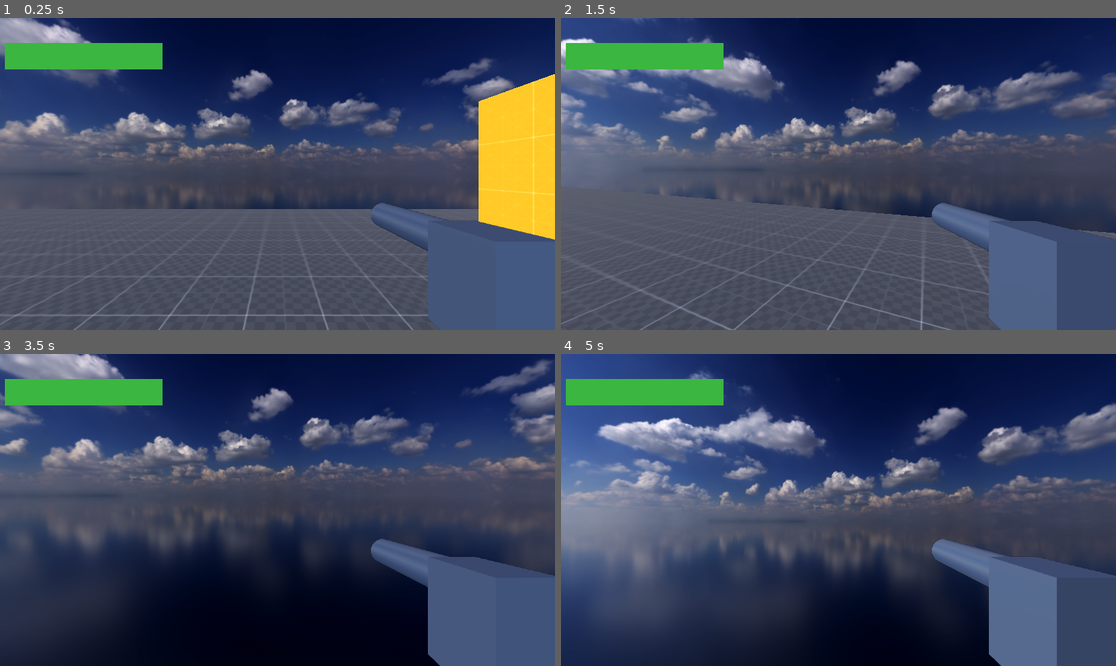
Above: before the commit, frames 1-4 (two rows, left to right).
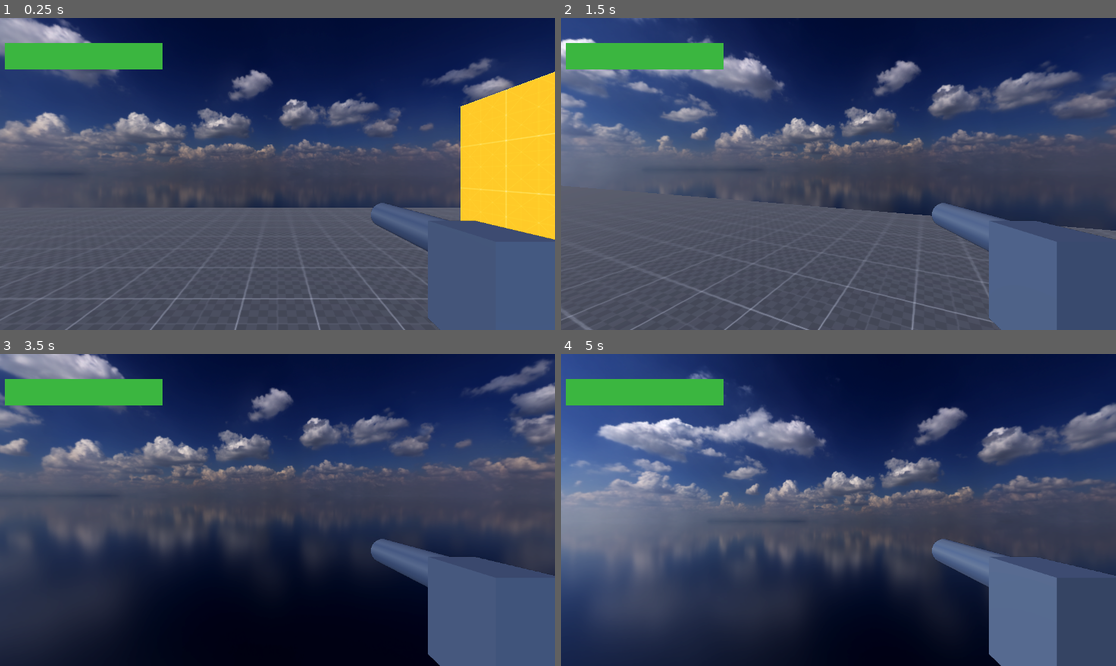
Above: after the commit, the same moments.

Repository: Inquisitor718/MadCow
Game: Godot game, scene res://scenes/main.tscn
Two runs of this game, one before a commit and one after it. Both use one fixed random seed, a clock stepped at 60 frames per second and the inputs below.
Inputs (mouse positions are in pixels of both pictures, inside the frame that each line leads up to):
- Up to frame 1 (0.25 s): no input
- Up to frame 2 (1.5 s): tap Enter (ui_accept) at 0.5, 0.77 s; move the mouse to (866, 174) at 0.52 s; hold Ctrl (crouch) 0.53-1.28 s; hold W (forward) from 0.53 s (still down); move the mouse to (810, 174) at 1.27 s; tap E (free_look) at 1.35 s
- Up to frame 3 (3.5 s): keep holding W (forward); tap Enter (ui_accept) at 1.52, 3.02 s; move the mouse to (288, 503) at 2.02 s; hold Shift (sprint) 2.03-2.78 s; move the mouse to (271, 516) at 2.77 s; tap Ctrl (crouch) at 2.85 s
- Up to frame 4 (5 s): keep holding W (forward); tap Enter (ui_accept) at 3.5, 3.77, 4.25, 4.52 s; move the mouse to (877, 513) at 3.52 s; hold E (free_look) 3.53-4.28 s; move the mouse to (794, 506) at 4.27 s; tap Shift (sprint) at 4.35 s

The runs differ from the first frame. In frame 1, 3.2% of the frame differs, in the area x 0-100%, y 17-100%; in frame 2, 1.6%; in frame 3, less than 0.1%; in frame 4, less than 0.1%.

Commit message:
enemy detecting player

Diff:
--- /dev/null
+++ b/madcow-decease/scenes/enemy.tscn
@@ -0,0 +1,28 @@
+[gd_scene load_steps=5 format=3 uid="uid://mx076i2bgxwe"]
+
+[ext_resource type="Script" uid="uid://bcgkgd6b61xqb" path="res://scripts/enemy.gd" id="1_h17bh"]
+
+[sub_resource type="CapsuleShape3D" id="CapsuleShape3D_h17bh"]
+
+[sub_resource type="CapsuleMesh" id="CapsuleMesh_mkyue"]
+
+[sub_resource type="SphereShape3D" id="SphereShape3D_h17bh"]
+radius = 8.0
+
+[node name="enemy" type="CharacterBody3D"]
+transform = Transform3D(1, 0, 0, 0, 1, 0, 0, 0, 1, 0, 1, 0)
+script = ExtResource("1_h17bh")
+
+[node name="CollisionShape3D" type="CollisionShape3D" parent="."]
+shape = SubResource("CapsuleShape3D_h17bh")
+debug_color = Color(0, 0.6, 0.701961, 1)
+
+[node name="MeshInstance3D" type="MeshInstance3D" parent="."]
+mesh = SubResource("CapsuleMesh_mkyue")
+
+[node name="NavigationAgent3D" type="NavigationAgent3D" parent="."]
+path_height_offset = 0.2
+
+[node name="ShapeCast3D" type="ShapeCast3D" parent="."]
+shape = SubResource("SphereShape3D_h17bh")
+collision_mask = 16
--- a/madcow-decease/scenes/level.tscn
+++ b/madcow-decease/scenes/level.tscn
@@ -1,9 +1,7 @@
-[gd_scene load_steps=7 format=3 uid="uid://ccb1x31rk1xrh"]
+[gd_scene load_steps=5 format=3 uid="uid://ccb1x31rk1xrh"]
 
 [ext_resource type="Texture2D" uid="uid://ddvi8x568u7vh" path="res://assets/textures/dev/grids/Dark/texture_07.png" id="1_2q6dc"]
 [ext_resource type="Texture2D" uid="uid://cumosmcfe46rx" path="res://assets/textures/dev/grids/Orange/texture_05.png" id="2_w7c3h"]
-[ext_resource type="PackedScene" uid="uid://c6qqhoiccfc6n" path="res://scenes/player_S_.tscn" id="3_w8frs"]
-[ext_resource type="PackedScene" uid="uid://mx076i2bgxwe" path="res://scenes/test_enemy.tscn" id="4_mx8sn"]
 
 [sub_resource type="StandardMaterial3D" id="StandardMaterial3D_j1pjq"]
 albedo_texture = ExtResource("1_2q6dc")
@@ -26,9 +24,3 @@
 transform = Transform3D(1, 0, 0, 0, 1, 0, 0, 0, 1, 4.5, 2.25, 0)
 size = Vector3(1, 3.5, 8)
 material = SubResource("StandardMaterial3D_w8frs")
-
-[node name="Player" parent="." instance=ExtResource("3_w8frs")]
-transform = Transform3D(1, 0, 0, 0, 1, 0, 0, 0, 1, -0.59694, 1.53298, 0.65011)
-
-[node name="test_enemy" parent="." instance=ExtResource("4_mx8sn")]
-transform = Transform3D(1, 0, 0, 0, 1, 0, 0, 0, 1, -6, 1, 0)
--- a/madcow-decease/scenes/main.tscn
+++ b/madcow-decease/scenes/main.tscn
@@ -2,7 +2,8 @@
 
 [ext_resource type="Texture2D" uid="uid://brivwk7k870tw" path="res://assets/hdris/kloofendal_48d_partly_cloudy_puresky_2k.hdr" id="1_sugp2"]
 [ext_resource type="PackedScene" uid="uid://ccb1x31rk1xrh" path="res://scenes/level.tscn" id="2_jyhfs"]
-[ext_resource type="Script" uid="uid://bepvssds3fs57" path="res://scripts/Movement.gd" id="3_sugp2"]
+[ext_resource type="PackedScene" uid="uid://c6qqhoiccfc6n" path="res://scenes/player_S_.tscn" id="3_jyhfs"]
+[ext_resource type="PackedScene" uid="uid://mx076i2bgxwe" path="res://scenes/enemy.tscn" id="4_tbgi4"]
 
 [sub_resource type="PanoramaSkyMaterial" id="PanoramaSkyMaterial_sugp2"]
 panorama = ExtResource("1_sugp2")
@@ -17,10 +18,9 @@
 tonemap_mode = 2
 glow_enabled = true
 
-[sub_resource type="CapsuleShape3D" id="CapsuleShape3D_0wfyh"]
-
-[sub_resource type="CapsuleShape3D" id="CapsuleShape3D_sugp2"]
-height = 1.2
+[sub_resource type="NavigationMesh" id="NavigationMesh_jyhfs"]
+vertices = PackedVector3Array(4.5, 1, 9.5, 4.5, 1, 4.75, 3.5, 1, 4.5, -49.5, 1, 9.5, 3.5, 1, -4.25, 4.75, 1, -4.5, 4.75, 1, -9.5, -49.5, 1, -9.5, 5.75, 1, -4.25, 49.5, 1, -9.5, 5.75, 1, 4.25, 49.5, 1, 9.5)
+polygons = [PackedInt32Array(1, 0, 2), PackedInt32Array(2, 0, 3), PackedInt32Array(5, 4, 6), PackedInt32Array(6, 4, 7), PackedInt32Array(2, 3, 4), PackedInt32Array(4, 3, 7), PackedInt32Array(5, 6, 8), PackedInt32Array(8, 6, 9), PackedInt32Array(1, 10, 0), PackedInt32Array(0, 10, 11), PackedInt32Array(8, 9, 10), PackedInt32Array(10, 9, 11)]
 
 [node name="Main" type="Node3D"]
 
@@ -33,30 +33,14 @@
 [node name="WorldEnvironment" type="WorldEnvironment" parent="."]
 environment = SubResource("Environment_tipki")
 
-[node name="level" parent="." instance=ExtResource("2_jyhfs")]
+[node name="Player" parent="." instance=ExtResource("3_jyhfs")]
+transform = Transform3D(1, 0, 0, 0, 1, 0, 0, 0, 1, -0.5, 1.5, 1)
 
-[node name="Player" type="CharacterBody3D" parent="."]
-transform = Transform3D(1, 0, 0, 0, 1, 0, 0, 0, 1, -4, 1.5, 0)
-script = ExtResource("3_sugp2")
+[node name="enemy" parent="." node_paths=PackedStringArray("navigation_region") instance=ExtResource("4_tbgi4")]
+transform = Transform3D(1, 0, 0, 0, 1, 0, 0, 0, 1, 10, 2.5, 0.5)
+navigation_region = NodePath("../NavigationRegion3D")
 
-[node name="StandingCollisionShape3D" type="CollisionShape3D" parent="Player"]
-shape = SubResource("CapsuleShape3D_0wfyh")
+[node name="NavigationRegion3D" type="NavigationRegion3D" parent="."]
+navigation_mesh = SubResource("NavigationMesh_jyhfs")
 
-[node name="CrouchingCollisionShape3D" type="CollisionShape3D" parent="Player"]
-transform = Transform3D(1, 0, 0, 0, 1, 0, 0, 0, 1, 0, -0.4, 0)
-shape = SubResource("CapsuleShape3D_sugp2")
-disabled = true
-
-[node name="RayCast3D" type="RayCast3D" parent="Player"]
-transform = Transform3D(1, 0, 0, 0, -2, 1.50996e-07, 0, -3.01992e-07, -1, 0, -1, 0)
-debug_shape_custom_color = Color(0, 0, 0.756863, 1)
-debug_shape_thickness = 3
-
-[node name="neck" type="Node3D" parent="Player"]
-transform = Transform3D(-4.37114e-08, 0, -1, 0, 1, 0, 1, 0, -4.37114e-08, 0, 0.8, 0)
-
-[node name="head" type="Node3D" parent="Player/neck"]
-
-[node name="eyes" type="Node3D" parent="Player/neck/head"]
-
-[node name="Camera3D" type="Camera3D" parent="Player/neck/head/eyes"]
+[node name="level" parent="NavigationRegion3D" instance=ExtResource("2_jyhfs")]
--- a/madcow-decease/scenes/player_S_.tscn
+++ b/madcow-decease/scenes/player_S_.tscn
@@ -11,6 +11,8 @@
 bg_color = Color(0.229933, 0.712038, 0.249773, 1)
 
 [node name="Player" type="CharacterBody3D" groups=["player_S"]]
+transform = Transform3D(1, 0, 0, 0, 1, 0, 0, 0, 1, 0, 1, 0)
+collision_layer = 17
 script = ExtResource("1_gkn25")
 
 [node name="CollisionShape3D" type="CollisionShape3D" parent="."]
@@ -43,7 +45,9 @@
 
 [node name="SubViewport" type="SubViewport" parent="CanvasLayer/SubViewportContainer"]
 transparent_bg = true
+handle_input_locally = false
 size = Vector2i(1152, 648)
+render_target_update_mode = 4
 
 [node name="GunCam" type="Camera3D" parent="CanvasLayer/SubViewportContainer/SubViewport"]
 transform = Transform3D(1, 0, 0, 0, 1, 0, 0, 0, 1, 0, 0.845099, 0)
--- /dev/null
+++ b/madcow-decease/scenes/player_rishi.tscn
@@ -0,0 +1,33 @@
+[gd_scene load_steps=4 format=3 uid="uid://dwldbnqrkjqdn"]
+
+[ext_resource type="Script" uid="uid://bepvssds3fs57" path="res://scripts/Movement.gd" id="1_4ey0a"]
+
+[sub_resource type="CapsuleShape3D" id="CapsuleShape3D_0wfyh"]
+
+[sub_resource type="CapsuleShape3D" id="CapsuleShape3D_sugp2"]
+height = 1.2
+
+[node name="Player" type="CharacterBody3D"]
+script = ExtResource("1_4ey0a")
+
+[node name="StandingCollisionShape3D" type="CollisionShape3D" parent="."]
+shape = SubResource("CapsuleShape3D_0wfyh")
+
+[node name="CrouchingCollisionShape3D" type="CollisionShape3D" parent="."]
+transform = Transform3D(1, 0, 0, 0, 1, 0, 0, 0, 1, 0, -0.4, 0)
+shape = SubResource("CapsuleShape3D_sugp2")
+disabled = true
+
+[node name="RayCast3D" type="RayCast3D" parent="."]
+transform = Transform3D(1, 0, 0, 0, -2, 1.50996e-07, 0, -3.01992e-07, -1, 0, -1, 0)
+debug_shape_custom_color = Color(0, 0, 0.756863, 1)
+debug_shape_thickness = 3
+
+[node name="neck" type="Node3D" parent="."]
+transform = Transform3D(-4.37114e-08, 0, -1, 0, 1, 0, 1, 0, -4.37114e-08, 0, 0.8, 0)
+
+[node name="head" type="Node3D" parent="neck"]
+
+[node name="eyes" type="Node3D" parent="neck/head"]
+
+[node name="Camera3D" type="Camera3D" parent="neck/head/eyes"]
--- a/madcow-decease/scenes/test_enemy.tscn
+++ /dev/null
@@ -1,29 +0,0 @@
-[gd_scene load_steps=5 format=3 uid="uid://mx076i2bgxwe"]
-
-[ext_resource type="Script" uid="uid://bcgkgd6b61xqb" path="res://scripts/test_enemy.gd" id="1_h17bh"]
-
-[sub_resource type="BoxShape3D" id="BoxShape3D_7ibm0"]
-
-[sub_resource type="BoxShape3D" id="BoxShape3D_h17bh"]
-
-[sub_resource type="BoxMesh" id="BoxMesh_h17bh"]
-
-[node name="test_enemy" type="CharacterBody3D"]
-script = ExtResource("1_h17bh")
-
-[node name="CollisionShape3D" type="CollisionShape3D" parent="."]
-transform = Transform3D(0.5, 0, 0, 0, 0.5, 0, 0, 0, 0.5, 0, 0, 0)
-shape = SubResource("BoxShape3D_7ibm0")
-debug_color = Color(0, 0.6, 0.701961, 1)
-
-[node name="hitbox" type="Area3D" parent="."]
-
-[node name="CollisionShape3D" type="CollisionShape3D" parent="hitbox"]
-transform = Transform3D(1.2, 0, 0, 0, 1.2, 0, 0, 0, 1.2, 0, 0, 0)
-shape = SubResource("BoxShape3D_h17bh")
-debug_color = Color(0, 0.6, 0.701961, 1)
-
-[node name="MeshInstance3D" type="MeshInstance3D" parent="."]
-mesh = SubResource("BoxMesh_h17bh")
-
-[connection signal="body_entered" from="hitbox" to="." method="_on_hitbox_body_entered"]
--- /dev/null
+++ b/madcow-decease/scripts/enemy.gd
@@ -0,0 +1,42 @@
+extends CharacterBody3D
+
+@export var movement_speed: float = 3.0
+@export var navigation_region: NavigationRegion3D
+@onready var navigation_agent: NavigationAgent3D = get_node("NavigationAgent3D")
+
+
+func _ready():
+	navigation_agent.velocity_computed.connect(Callable(_on_velocity_computed))
+	patroll()
+
+
+func set_movement_target(movement_target: Vector3):
+	navigation_agent.set_target_position(movement_target)
+
+
+func _physics_process(delta):
+	if $ShapeCast3D.is_colliding():
+		set_movement_target($ShapeCast3D.get_collider(0).global_position)
+	if navigation_agent.is_navigation_finished():
+		patroll()
+		return
+
+	var next_path_position: Vector3 = navigation_agent.get_next_path_position()
+	var new_velocity: Vector3 = global_position.direction_to(next_path_position) * movement_speed
+
+	if navigation_agent.avoidance_enabled:
+		navigation_agent.velocity = new_velocity
+	else:
+		_on_velocity_computed(new_velocity)
+
+
+
+func _on_velocity_computed(safe_velocity: Vector3):
+	velocity = safe_velocity
+	move_and_slide()
+
+
+func patroll():
+	var vertices = navigation_region.navigation_mesh.get_vertices()
+	if vertices.size() > 0:
+		set_movement_target(vertices[randi_range(0, vertices.size() - 1)])
--- a/madcow-decease/scripts/test_enemy.gd
+++ /dev/null
@@ -1,17 +0,0 @@
-extends CharacterBody3D
-
-
-# Called when the node enters the scene tree for the first time.
-func _ready() -> void:
-	pass # Replace with function body.
-
-
-# Called every frame. 'delta' is the elapsed time since the previous frame.
-func _process(delta: float) -> void:
-	pass
-
-
-func _on_hitbox_body_entered(body):
-	if body.is_in_group("player_S"):
-		get_tree().call_group("player_S", "dmg", 10)
-		print("entered")
Renamed: madcow-decease/scripts/test_enemy.gd.uid -> madcow-decease/scripts/enemy.gd.uid
